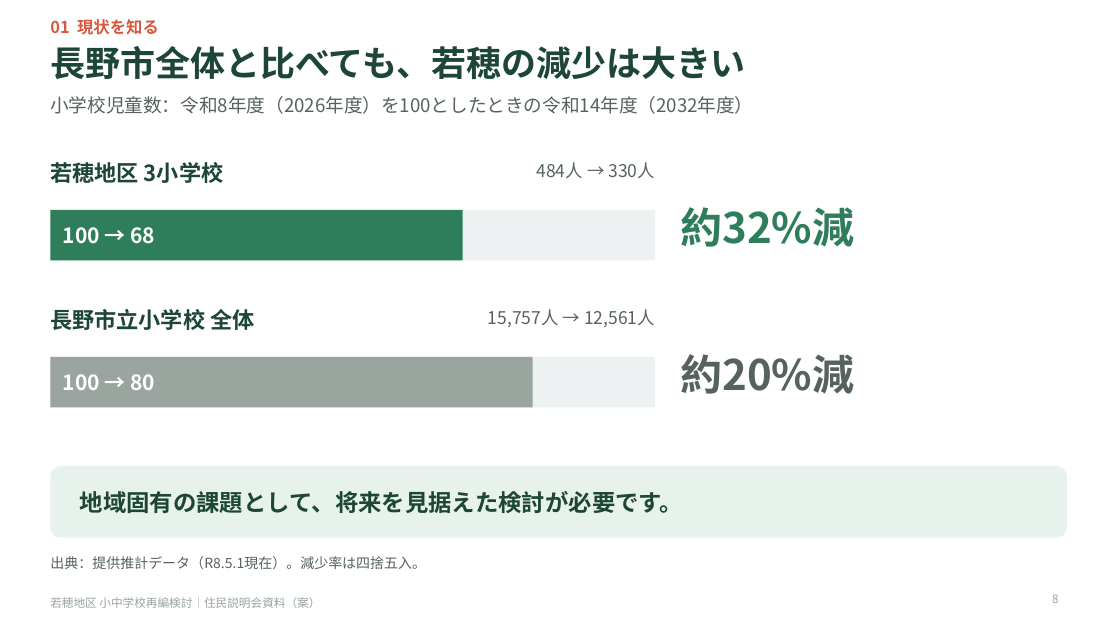
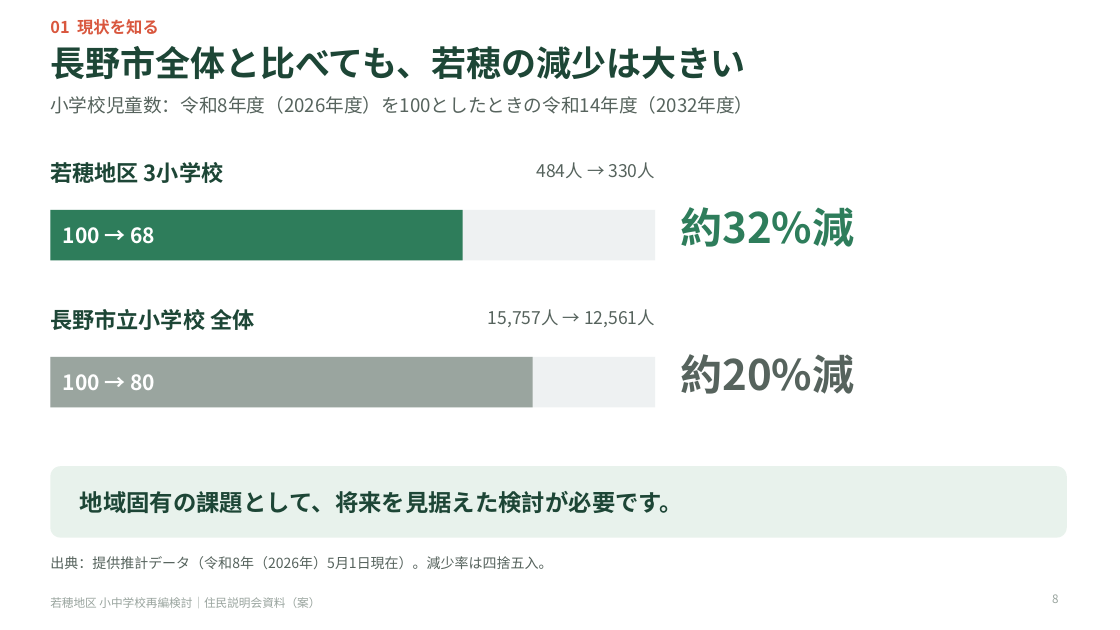
Before and after one commit to Masaki12008/GS, a slide deck: slide 8 of output/若穂地区_住民説明会資料.pptx. Drawn at 1120x630 pixels with LibreOffice and Linux fonts; fonts in the diff are those of the drawing. Boxes give left, top, right and bottom in pixels: in the first picture for what was removed or moved away, otherwise in the second. Text is boxed around its words. In the diff, an @@ line names an element or a change of style, - is before the commit and + after.

```diff
--- a/output/若穂地区_住民説明会資料.pptx
+++ b/output/若穂地区_住民説明会資料.pptx
@@ text at bbox=[50, 556, 552, 569]: text changed @@
-出典：提供推計データ（R8.5.1現在）。減少率は四捨五入。
+出典：提供推計データ（令和8年（2026年）5月1日現在）。減少率は四捨五入。
```
Also in this commit, not shown: 18 other slides changed, 7 other files.
